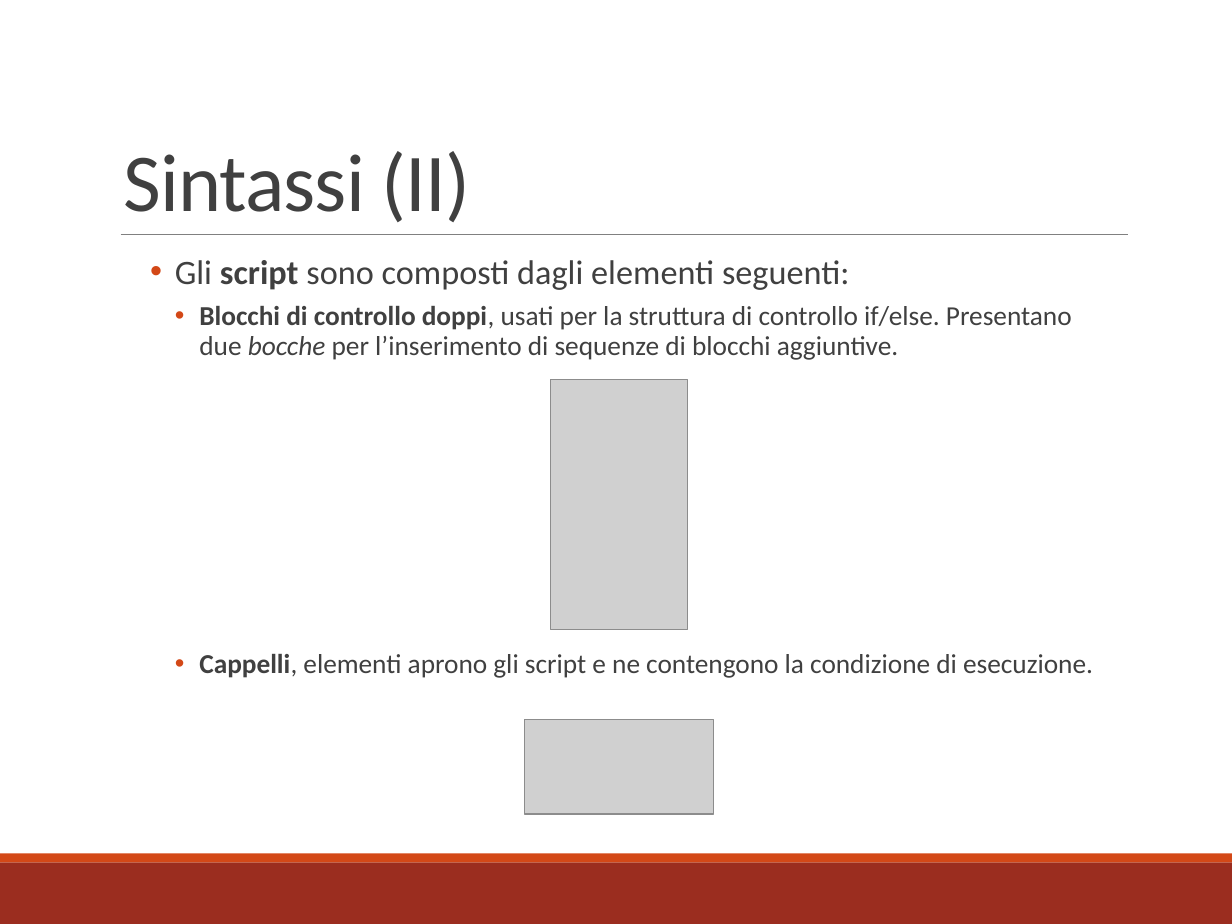
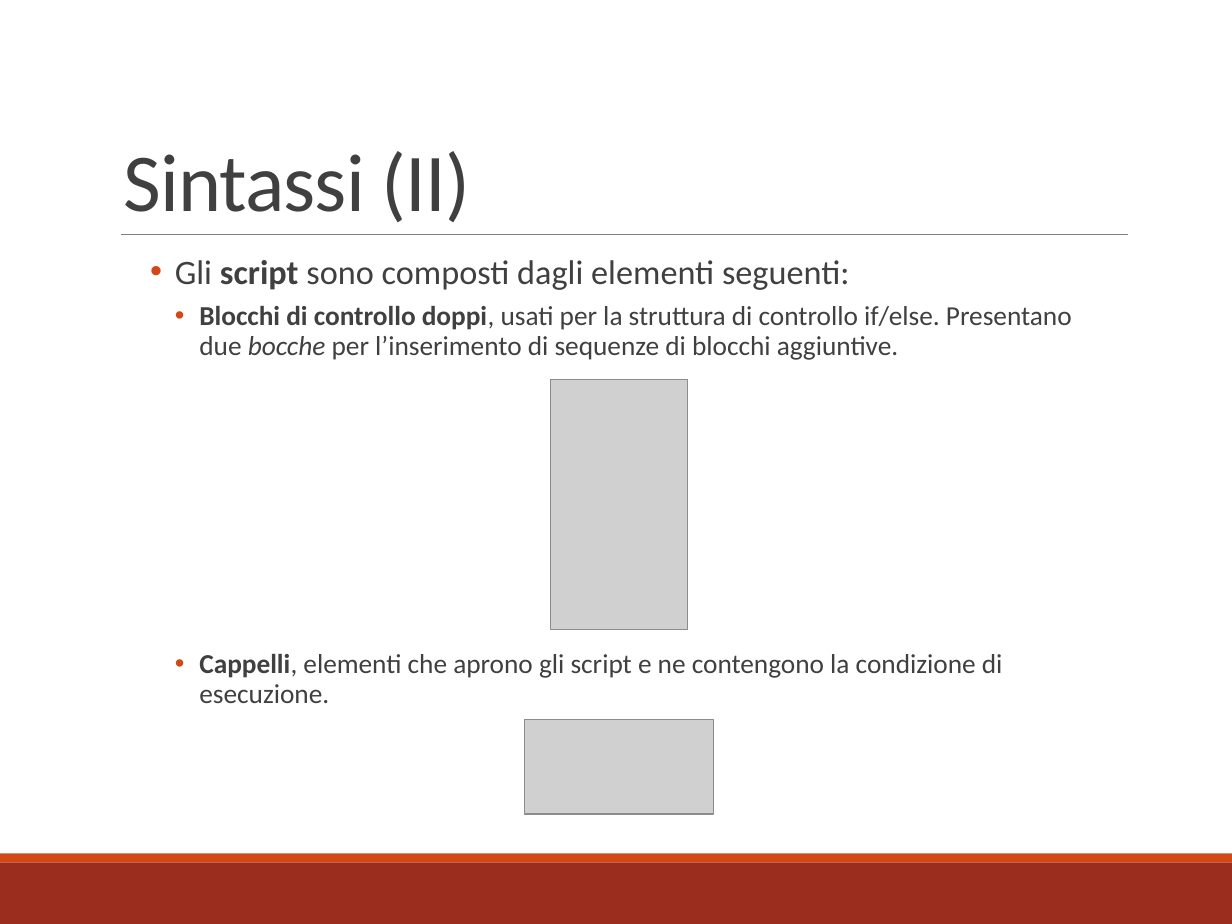
Before and after one commit to mbosc/scartch, a slide deck: slide 6 of Presentazione.pptx. Drawn at 1232x924 pixels with LibreOffice and Linux fonts; fonts in the diff are those of the drawing; grey boxes stand for pictures. Boxes give left, top, right and bottom in pixels: in the first picture for what was removed or moved away, otherwise in the second. Text is boxed around its words. In the diff, an @@ line names an element or a change of style, - is before the commit and + after.

```diff
--- a/Presentazione.pptx
+++ b/Presentazione.pptx
@@ text at [199,654,1003,703]: text changed @@
-    • Cappelli, elementi aprono gli script e ne contengono la condizione di esecuzione.
+    • Cappelli, elementi che aprono gli script e ne contengono la condizione di esecuzione.
```
Also in this commit, not shown: 7 other slides changed, 3 slides added, 2 slides removed, 1 other file.
